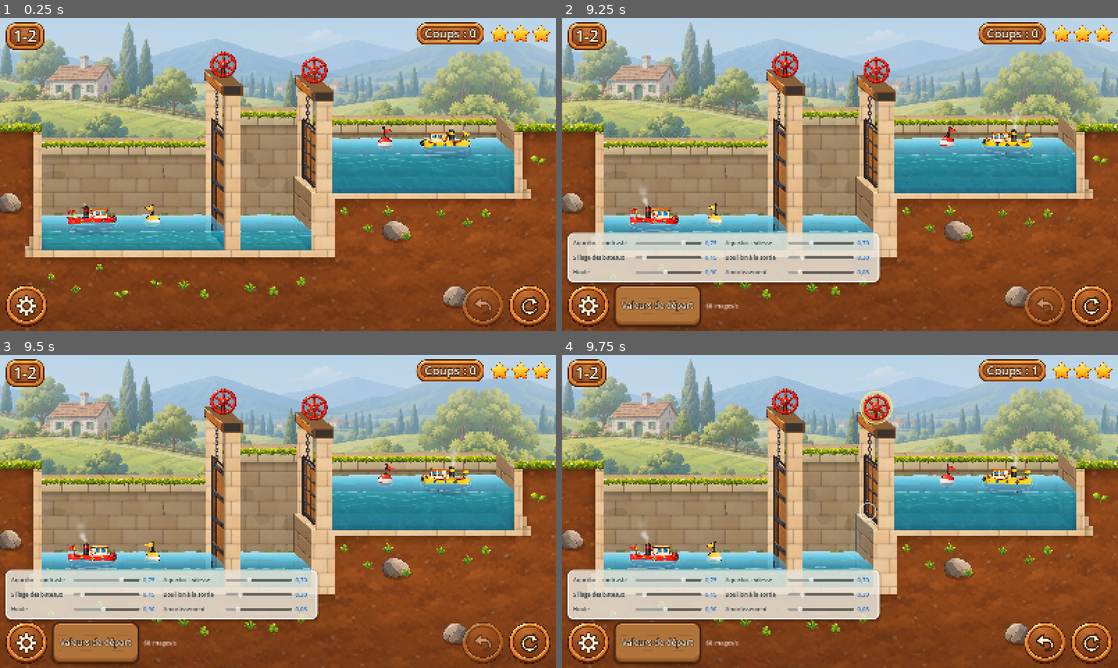
Above: before the commit, frames 1-4 (two rows, left to right).
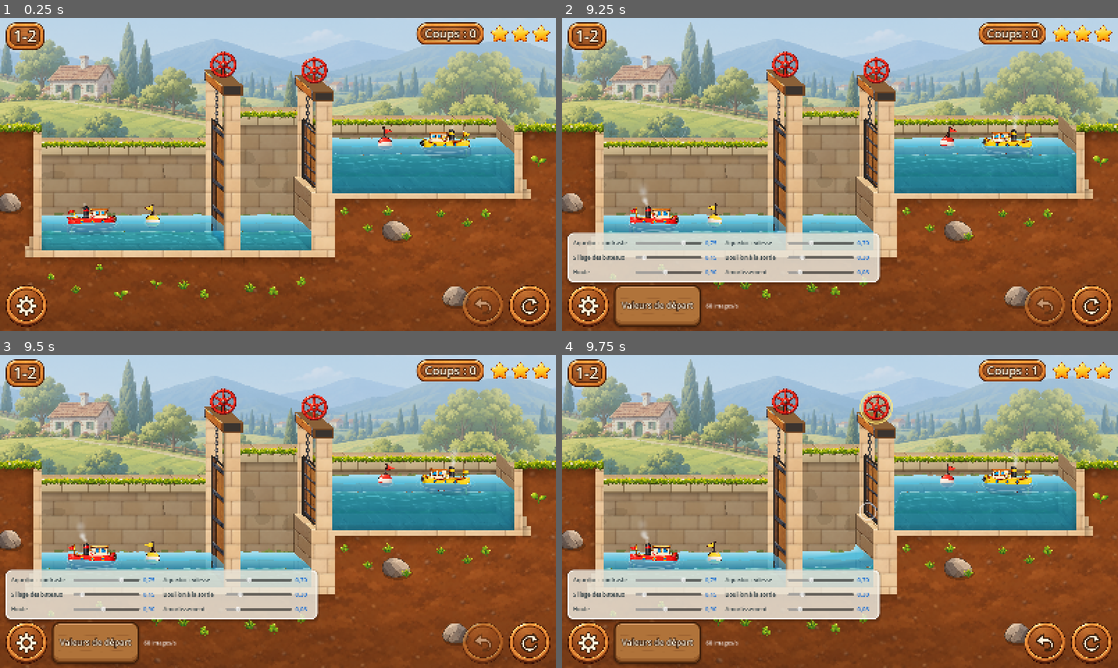
Above: after the commit, the same moments.

Repository: VincentDebaty/station
Game: Godot game, scene res://principal.tscn
The game is run twice, just before and just after one commit, with the same random seed, the same clock (stepped at 60 frames per second) and the same inputs.
Inputs (mouse positions are in pixels of both pictures, inside the frame that each line leads up to):
- Up to frame 1 (0.25 s): no input
- Up to frame 2 (9.25 s): click (1090, 305) at 0.5 s; click (589, 305) at 1.25 s; click "Valeurs de départ" at 2 s; click (1090, 305) at 2.75 s; click (589, 305) at 3.52 s; click (1090, 305) at 4.25 s; click (589, 305) at 5 s; click "Valeurs de départ" at 5.75 s; click "Valeurs de départ" at 6.5 s; move the mouse to (812, 237) at 7.27 s; click (812, 237) at 7.42 s; drag from (1006, 221) to (812, 237) at 8.02 s; move the mouse to (673, 127) at 8.77 s; click (673, 127) at 8.92 s
- Up to frame 3 (9.5 s): no input
- Up to frame 4 (9.75 s): drag from (867, 511) to (673, 464) at 9.52 s

Frames 1-3 are identical in both runs. In frame 4, 0.2% of the frame differs, in the area x 48-92%, y 43-69%.

Commit message:
Fin de remplissage : plus de lame noyée ni de raccord qui laisse une fente
Vincent voit toujours « le creux » en ouvrant la porte de droite sans
s'arrêter. Reproduit cette fois exactement, à 60 et 120 images par seconde
(l'iPhone affiche 120) et en gros plan, sur le 1-1 et le 1-2 :
- la moitié basse de la lame passait SOUS l'eau du sas, vue à travers
  elle : une tache sombre sous la surface, au pied de la chute — c'était
  le creux. Seule la part au-dessus de l'eau d'en bas se dessine ;
- la chute poussait la surface du sas à chaque image, deux fois plus à
  120 images/s : plus aucune poussée au doigt maintenu ;
- à la toute fin, le raccord des deux eaux ne relevait que la surface vue
  d'en haut et laissait une fente au-dessus de la coupe : il est fait
  maintenant dans l'eau elle-même (eau.gd, lien_g / lien_d), si bien que
  coupe et surface le suivent ensemble.

La sonde de la démo affiche aussi le profil de la surface (ECLUSES_SONDE_T).
Le 1-1, le 1-2 et le 2-1 se jouent jusqu'au bout.

Co-Authored-By: Claude Opus 5.5 <noreply@anthropic.com>

Diff:
--- a/prototypes/ecluses-godot/canal.gd
+++ b/prototypes/ecluses-godot/canal.gd
@@ -978,10 +978,10 @@
 		# peut être levée pendant que l'eau passe ; raccordées à mi-hauteur, les
 		# deux surfaces faisaient un bloc d'eau carré contre la porte, Vincent)
 		if i > 0 and (((passages.has(i - 1) and passages[i - 1].visible_eau) and absf(vue_niv[i] - vue_niv[i - 1]) < 0.15) \
-				or N["liaisons"][i - 1]["type"] == "libre" or _fin_d_ecoulement(i - 1)) and not bloc_g:
+				or N["liaisons"][i - 1]["type"] == "libre") and not bloc_g:
 			_raccorder(bord, _jonction(i - 1), true)
 		if (((passages.has(i) and passages[i].visible_eau) and absf(vue_niv[i] - vue_niv[i + 1]) < 0.15) \
-				or (i < gl.size() and (N["liaisons"][i]["type"] == "libre" or _fin_d_ecoulement(i)))) and not bloc_d:
+				or (i < gl.size() and N["liaisons"][i]["type"] == "libre")) and not bloc_d:
 			_raccorder(bord, _jonction(i), false)
 		var sec := w.vide()
 		_maj_mouille(i, sec)
@@ -1153,13 +1153,13 @@
 	var e := absf(vue_niv[g] - vue_niv[g + 1])
 	return e < 0.35 and portes[g].fente() > 2.0 and minf(vue_niv[g], vue_niv[g + 1]) > float(N["liaisons"][g]["seuil"]) + 0.05
 
-func _raccorder(bord: PackedVector2Array, y: float, debut: bool) -> void:
+func _raccorder(bord: PackedVector2Array, y: float, debut: bool, large := 36.0) -> void:
 	var n := bord.size()
 	var bout := bord[0] if debut else bord[n - 1]
 	for k in n:
 		var d := absf(bord[k].x - bout.x)
-		if d < 36.0:
-			var f := 1.0 - d / 36.0
+		if d < large:
+			var f := 1.0 - d / large
 			bord[k] = Vector2(bord[k].x, lerpf(bord[k].y, y, f * f * (3.0 - 2.0 * f)))
 
 # Un bassin VIDE garde la trace de l'eau (analyse graphique : vide, la grande
@@ -1702,6 +1702,16 @@
 	if not _depl.is_empty(): _avancer_bateaux(dt)
 	for i in eaux.size():
 		eaux[i].repos = Y(vue_niv[i])
+	# le raccord des deux eaux sous une porte où l'eau finit de passer, à
+	# mi-hauteur de leurs niveaux
+	for i in eaux.size():
+		eaux[i].lien_g = INF
+		eaux[i].lien_d = INF
+	for g in portes:
+		if _fin_d_ecoulement(g) or pentes.has(g):
+			var m := (Y(vue_niv[g]) + Y(vue_niv[g + 1])) * 0.5
+			eaux[g].lien_d = m
+			eaux[g + 1].lien_g = m
 	for i in portes: portes[i].bas_ouvert_y = _bas_ouvert(i)
 	_maj_passages()
 	_maj_surfaces()
@@ -2081,6 +2091,7 @@
 		jt.fente = maxf(po.y_seuil - surf_h, 0.0)
 		jt.origine = Vector2(bord_x, surf_h)
 		if jt.fente < 1.0: jt.force = 0.0
+	pentes.erase(i)
 	if debit_vu.has(i):
 		# Au doigt maintenu, l'épaisseur de la chute est celle de l'eau qui
 		# passe : l'ouverture sous la porte (bornée par l'eau d'amont au-dessus
@@ -2099,6 +2110,20 @@
 		jt.force *= lerpf(0.4, 1.0, dv) * lerpf(0.4, 1.0, reste)
 		jt.origine = Vector2(bord_x, po.y_seuil - jt.fente * 0.5)
 		jt.plein = true
+		# Seule la part de la lame AU-DESSUS de l'eau d'en bas se dessine : sa
+		# moitié noyée, vue à travers l'eau du sas, faisait une tache sombre
+		# sous la surface — « un creux qui se forme sur la fin » (Vincent). S'il
+		# n'en reste presque rien, l'eau d'en bas remonte en pente douce
+		# jusqu'à celle d'en haut (pentes).
+		var surf_b := minf(eaux[l].hauteur_a(bord_x + sens * 20.0), eaux[l].fond_y)
+		var haut_l := po.y_seuil - jt.fente
+		var bas_l := minf(po.y_seuil, surf_b)
+		if bas_l - haut_l < 8.0:
+			jt.force = 0.0
+			pentes[i] = true
+		else:
+			jt.fente = bas_l - haut_l
+			jt.origine = Vector2(bord_x, (haut_l + bas_l) * 0.5)
 		if degagee:
 			# La porte levée au-dessus de l'eau d'amont : l'eau passe par-dessus le
 			# seuil comme sur un déversoir. La lame part de la surface d'amont et
@@ -2111,6 +2136,9 @@
 			jt.fente = minf(jt.fente, maxf(marche * 0.8, 2.0))
 			jt.origine = Vector2(bord_x, surf_h + jt.fente * 0.5)
 			if marche < 1.5: jt.force = 0.0
+			if marche < 45.0:
+				pentes[i] = true
+				jt.force = 0.0
 		jt.haut_veine = maxf(jt.haut_veine, po.y_seuil - jt.fente)
 		if jt.fente < 1.0: jt.force = 0.0
 	jt.surface_bas = eaux[l].hauteur_a(x + sens * 60.0)
@@ -2126,8 +2154,11 @@
 		# creusaient la surface du sas là où la lame touche, « un creux qui se
 		# forme sur la fin » (Vincent).
 		if debit_vu.has(i):
-			var chute_px := clampf((jt.surface_bas - jt.origine.y) / 40.0, 0.0, 1.0)
-			recoit.impulsion(jt.chute().x + randf_range(-0.4, 0.4) * U, randf_range(-0.7, 0.7) * jt.force * bouillon * 2.0 * chute_px, 22.0)
+			# (aucune poussée au doigt maintenu : même symétriques, elles
+			# creusaient la surface au pied de la chute — l'iPhone affiche 120
+			# images par seconde, deux fois plus de poussées qu'un film à 60 ;
+			# le bouillon du shader suffit à montrer l'eau qui tombe)
+			pass
 		else:
 			recoit.impulsion(jt.chute().x + randf_range(-0.4, 0.4) * U, randf_range(-0.6, 1.2) * jt.force * bouillon * 2.0, 22.0)
 	# la surface d'amont se creuse un peu contre la porte — pas au doigt
@@ -2705,6 +2736,11 @@
 # Au doigt maintenu : la part du débit d'une porte, de 0,05 (elle se décolle)
 # à 1 (levée) ; la cascade s'épaissit et forcit avec elle.
 var debit_vu := {}
+# Au doigt maintenu : les portes où il ne tombe presque plus rien. Plutôt
+# qu'une chute minuscule (une lèvre claire bordée de sombre, que Vincent
+# voyait comme « un creux qui se forme sur la fin »), les deux surfaces se
+# raccordent à mi-hauteur sous la porte.
+var pentes := {}
 func montrer_bulle(k: int, quoi: String) -> void:
 	_bulles[k] = [quoi, _t]
 
--- a/prototypes/ecluses-godot/eau.gd
+++ b/prototypes/ecluses-godot/eau.gd
@@ -30,6 +30,15 @@
 var paroi_g := true        # une paroi de pierre de ce côté (pas une porte)
 var paroi_d := true
 var clarte := 0.0          # l'eau mince devant une porte : plus limpide
+# Le raccord avec le bassin voisin, sous une porte ouverte où l'eau finit de
+# passer (canal.gd) : la surface rejoint cette hauteur (y monde) sur les
+# derniers RACCORD pixels de ce côté. INF : pas de raccord. Dans l'eau
+# elle-même, pour que la coupe et la surface vue d'en haut le suivent
+# ensemble (fait seulement sur la surface vue d'en haut, il laissait une
+# fente entre les deux).
+var lien_g := INF
+var lien_d := INF
+const RACCORD := 40.0
 
 var _h := PackedFloat32Array()
 var _v := PackedFloat32Array()
@@ -77,7 +86,14 @@
 	var i := int(floor(f))
 	var j := mini(i + 1, _h.size() - 1)
 	var h := lerpf(_h[i], _h[j], f - float(i))
-	return minf(repos + (h + _houle(x)) * calme(), fond_y)
+	var y := repos + (h + _houle(x)) * calme()
+	if lien_g != INF and x - x0 < RACCORD:
+		var k := 1.0 - clampf((x - x0) / RACCORD, 0.0, 1.0)
+		y = lerpf(y, lien_g, k * k * (3.0 - 2.0 * k))
+	if lien_d != INF and x1 - x < RACCORD:
+		var k := 1.0 - clampf((x1 - x) / RACCORD, 0.0, 1.0)
+		y = lerpf(y, lien_d, k * k * (3.0 - 2.0 * k))
+	return minf(y, fond_y)
 
 # Une poussée sur la surface, centrée en x, étalée sur « largeur » pixels.
 # Positive : la surface descend ; négative : elle monte.
--- a/prototypes/ecluses-godot/principal.gd
+++ b/prototypes/ecluses-godot/principal.gd
@@ -1111,7 +1111,14 @@
 				print("  ", p2.get_path(), " couleur ", p2.color, " ", p2.polygon)
 		if nd is MeshInstance2D and nd.visible and nd is Eau:
 			var w: Eau = nd
-			if monde.x >= w.x0 and monde.x <= w.x1: print("  eau ", w.get_path(), " surface ", w.hauteur_a(monde.x), " fond ", w.fond_y, " repos ", w.repos)
+			if monde.x >= w.x0 and monde.x <= w.x1:
+				print("  eau ", w.get_path(), " surface ", w.hauteur_a(monde.x), " fond ", w.fond_y, " repos ", w.repos)
+				var prof := PackedStringArray()
+				var xx := w.x0
+				while xx <= w.x1:
+					prof.append("%d:%.1f" % [int(xx), w.hauteur_a(xx) - w.repos])
+					xx += 12.0
+				print("  profil ", " ".join(prof))
 
 func _demo() -> void:
 	var oracle: Array = JSON.parse_string(FileAccess.get_file_as_string("res://oracle.json"))["parties"]
